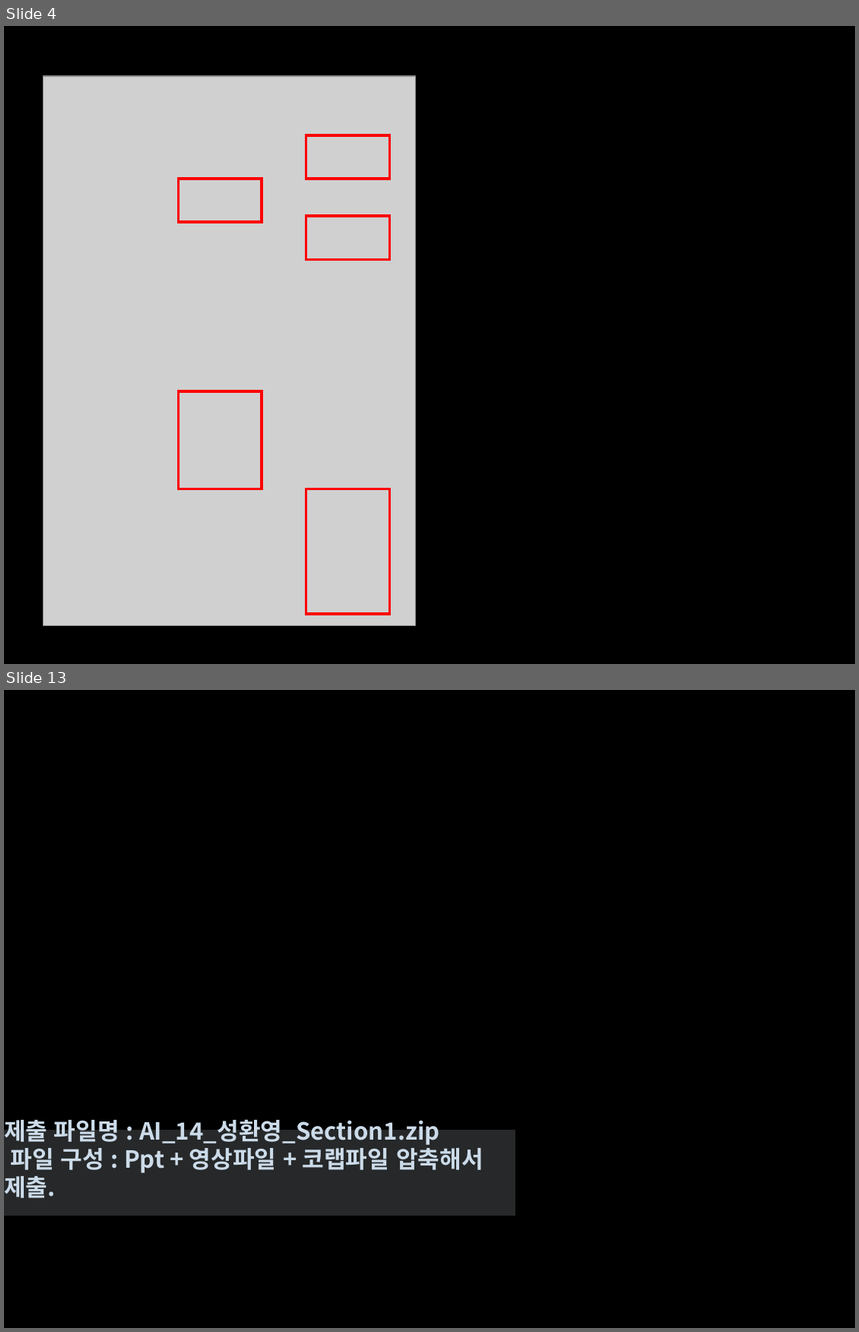
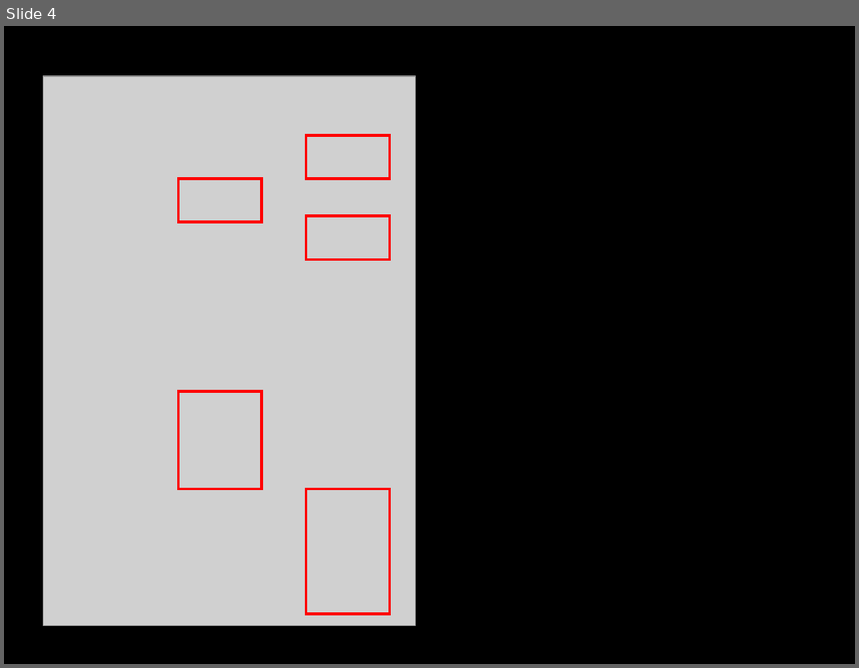
Before and after one commit to letssoar/CodeStatesProject, a slide deck: section1/cs_project_section1.pptx. Shown one above the other, each under a label of ours: slides 4 and 13 before the commit, slide 4 after it; the slides between them are not shown. The pictures are 859x1332 and 859x668 pixels, drawn with LibreOffice and Linux fonts; fonts in the diff are those of the drawing; grey boxes stand for pictures. Boxes give left, top, right and bottom in pixels: in the first picture for what was removed or moved away, otherwise in the second. Text is boxed around its words. In the diff, an @@ line names an element or a change of style, - is before the commit and + after.

Commit message:
1차제출

```diff
--- a/section1/cs_project_section1.pptx
+++ b/section1/cs_project_section1.pptx
@@ slide 13 removed at box(4, 690, 855, 1328), background #000000 @@
@@ rectangle removed at box(4, 1130, 515, 1216) @@
-제출 파일명 : AI_14_성환영_Section1.zip
-파일 구성 : Ppt + 영상파일 + 코랩파일 압축해서 제출.
```
Also in this commit, not shown: 3 slides changed, 23 slides added, 8 other slides removed, 1 other file.
